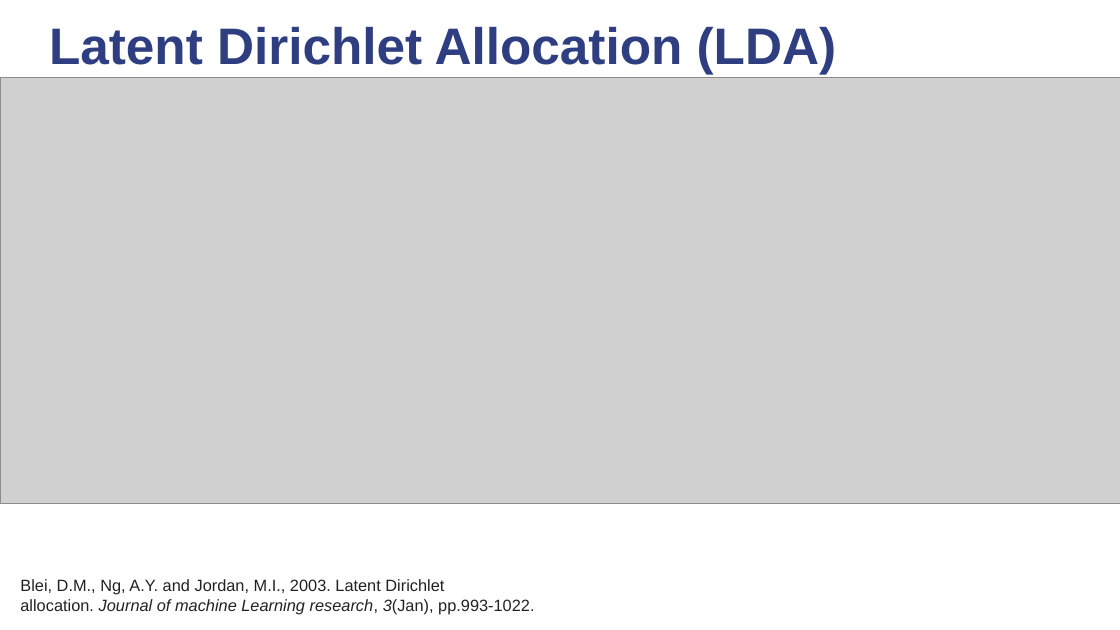
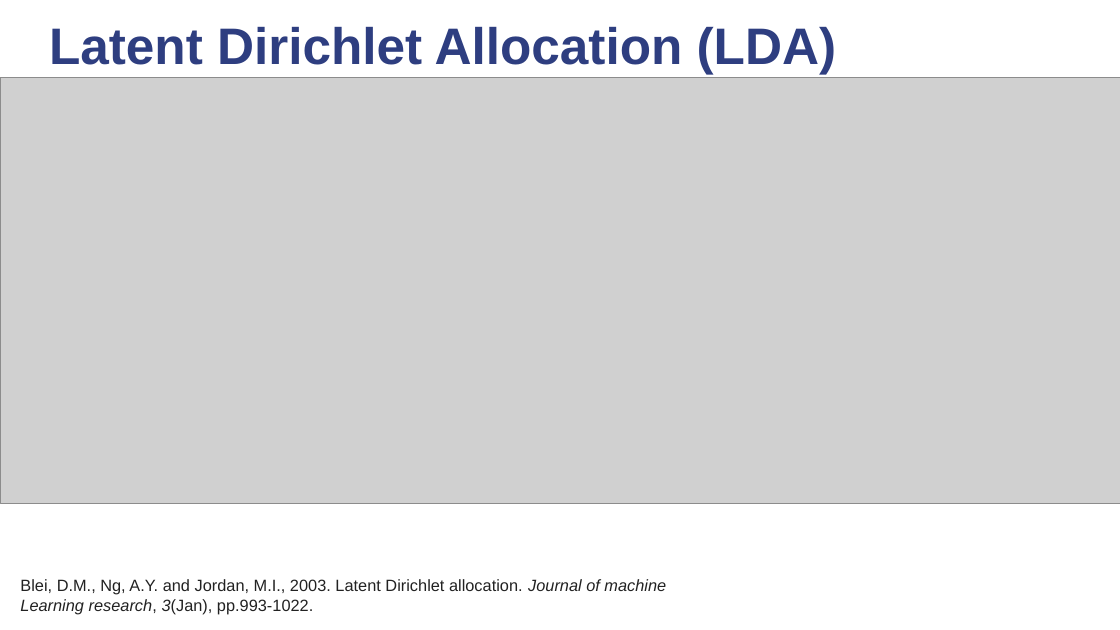
Before and after one commit to quanghuy2506/NUSC-LDA, a slide deck: slide 42 of PPT slides.pptx (slide 41 before the commit). Drawn at 1120x630 pixels with LibreOffice and Linux fonts; fonts in the diff are those of the drawing; grey boxes stand for pictures; background and template pictures are left out. Boxes give left, top, right and bottom in pixels: in the first picture for what was removed or moved away, otherwise in the second. Text is boxed around its words. In the diff, an @@ line names an element or a change of style, - is before the commit and + after.

```diff
--- a/PPT slides.pptx
+++ b/PPT slides.pptx
@@ text "Blei, D.M., Ng, A.Y. and ..." rewrapped from [20, 579, 534, 614] to [20, 579, 666, 614] @@
```
Also in this commit, not shown: 11 other slides changed, 3 slides added.
